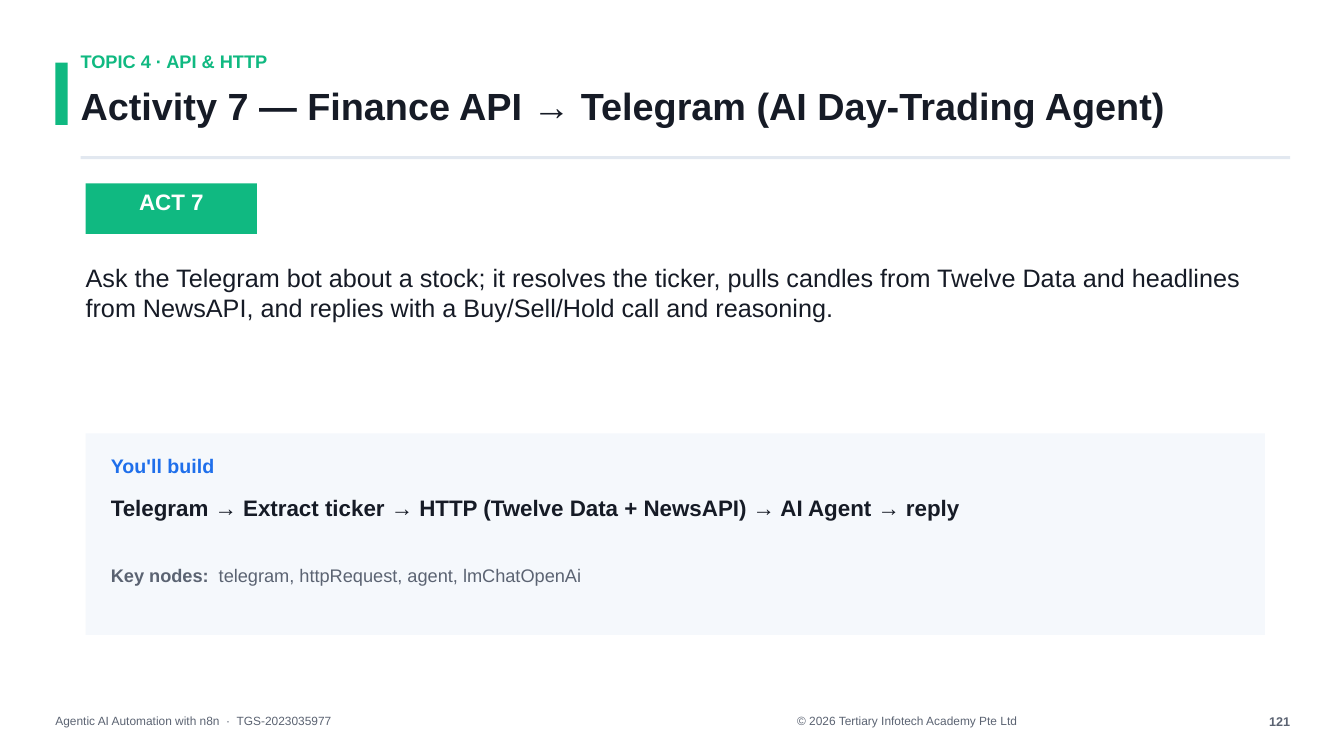
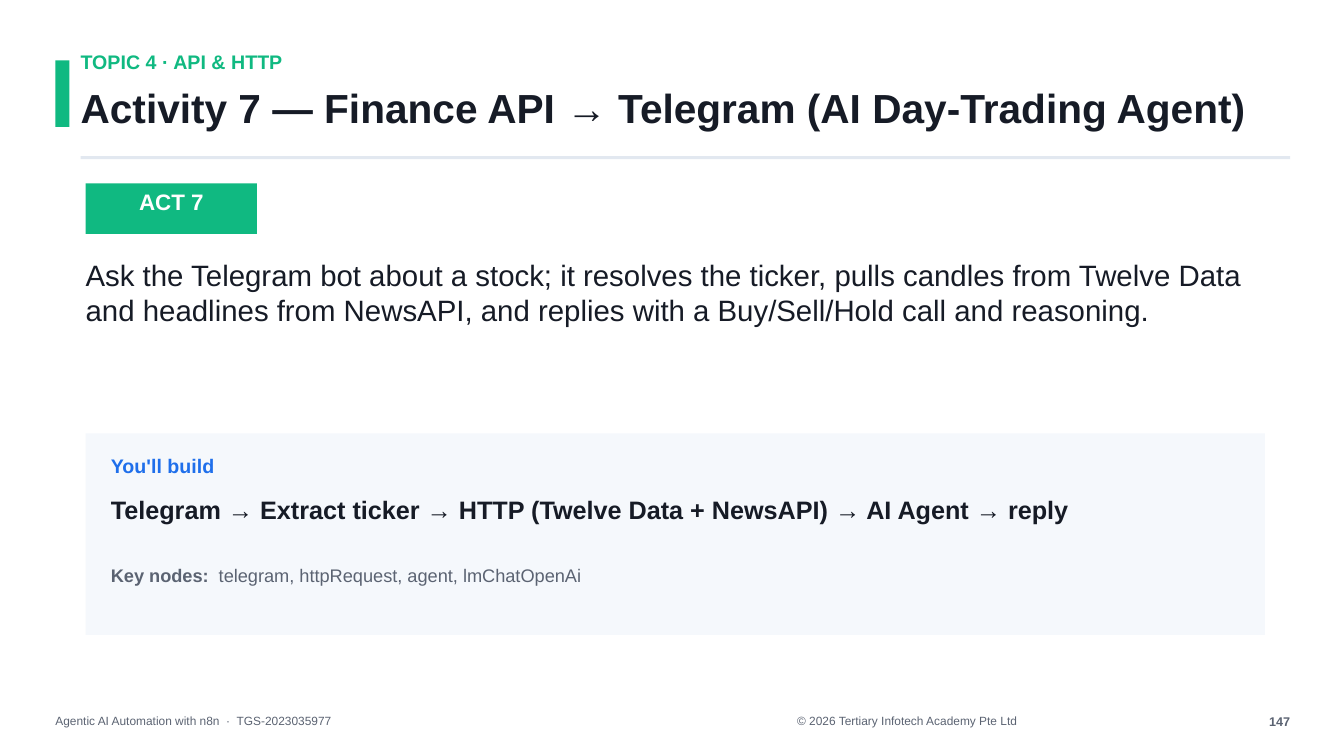
Before and after one commit to tertiarycourses/TGS-2023035977-Agentic-AI-Automation-with-n8n, a slide deck: slide 148 of courseware/n8n-slides.pptx (slide 122 before the commit). Drawn at 1344x756 pixels with LibreOffice and Linux fonts; fonts in the diff are those of the drawing. Boxes give left, top, right and bottom in pixels: in the first picture for what was removed or moved away, otherwise in the second. Text is boxed around its words. In the diff, an @@ line names an element or a change of style, - is before the commit and + after.

```diff
--- a/courseware/n8n-slides.pptx
+++ b/courseware/n8n-slides.pptx
@@ text "TOPIC 4 · API & ..." at box(81, 55, 282, 70): size 13 to 14 pt @@
@@ text "Activity 7 — Finance API ..." at box(81, 93, 1246, 131): size 27 to 29 pt @@
@@ text "Ask the Telegram bot about ..." at box(86, 264, 1241, 327): size 18 to 21 pt @@
@@ text "Telegram → Extract ticker → ..." at box(111, 500, 1068, 524): size 16 to 18 pt @@
@@ text at box(1269, 717, 1290, 726): text changed @@
-121
+147
```
Also in this commit, not shown: 147 other slides changed, 26 slides added, 15 other files.
